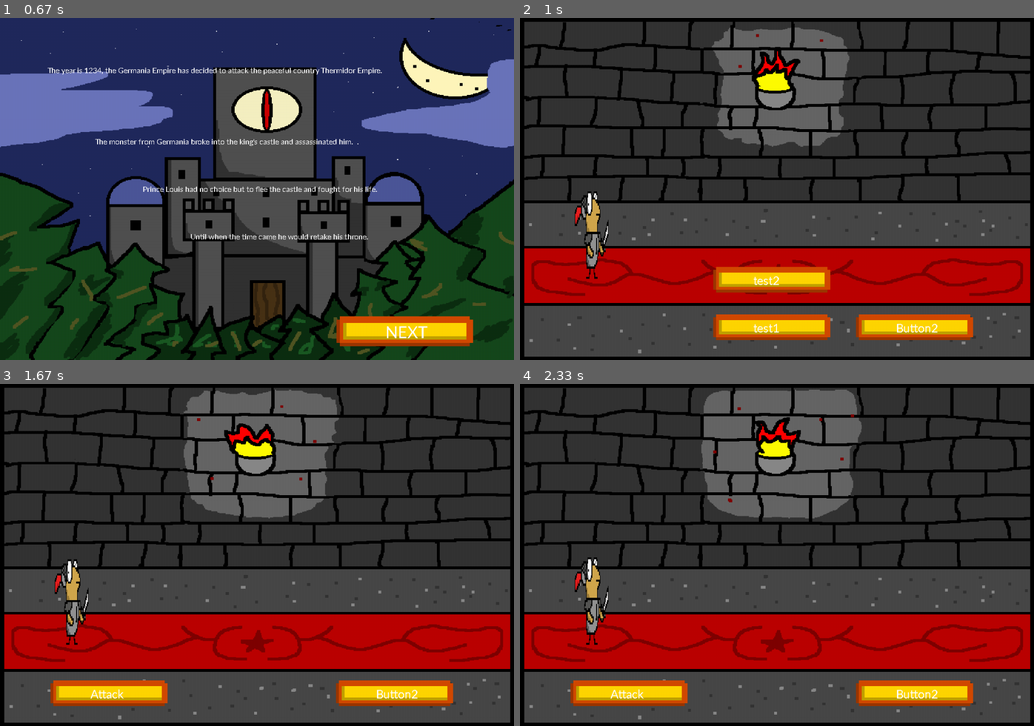
Above: before the commit, frames 1-4 (two rows, left to right).
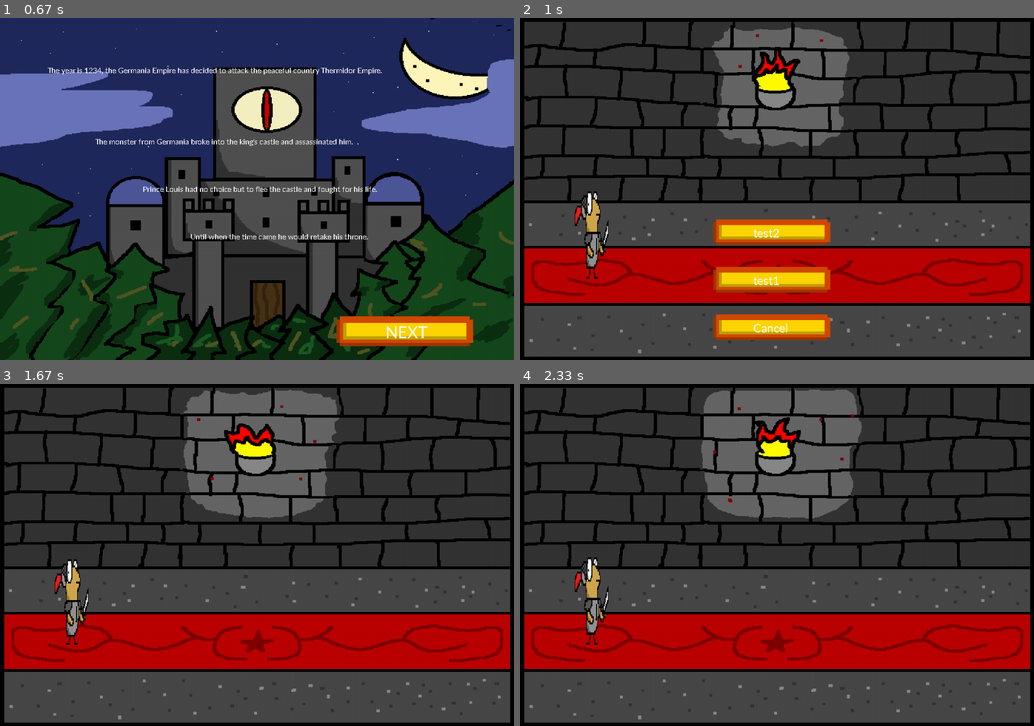
Above: after the commit, the same moments.

Repository: endamonking/CPE327ProjectPygame
Game: pygame game, started from main.py
The game is run twice, just before and just after one commit, with the same random seed, the same clock (stepped at 60 frames per second) and the same inputs.
Inputs (mouse positions are in pixels of both pictures, inside the frame that each line leads up to):
- Up to frame 1 (0.67 s): click (257, 189) at 0.38 s
- Up to frame 2 (1 s): click "NEXT" at 0.72 s
- Up to frame 3 (1.67 s): click (251, 691) at 1.05 s, where only the run after the commit has a clickable "Cancel"; click "Attack" at 1.55 s
- Up to frame 4 (2.33 s): no input

Frame 1 is identical in both runs. In frame 2, 3.6% of the frame differs, in the area x 37-89%, y 58-95%; in frame 3, 3.4%; in frame 4, 3.4%.

Commit message:
Add files via upload

Diff:
--- a/player.py
+++ b/player.py
@@ -68,7 +68,6 @@
         self.skillList.append("test")
         print(self.skillList)
 
-
     def showSkill(self, mp,  WIN, WHITE):
         skillbuttonlist = []
         i = 0
@@ -76,12 +75,30 @@
         yButPose = 600
         yNew = 0
         self.action = "usingSkill"
+        action_cooldown = 0
 
+        #created back button
+        backButton = button.button(xButPose, yButPose + yNew, button_image, 6)
+        if backButton.draw(mp, WIN, WHITE, "Cancel", 28, 90, 37):
+            self.action = "idle"
+            action_cooldown = 90
+
+        yNew = yNew - 100
         for x in self.skillList:
             skillbuttonlist.append(button.button(xButPose, yButPose + yNew, button_image, 6))
             yNew = yNew - 100
 
         for index, x in enumerate(skillbuttonlist):
             if x.draw(mp, WIN, WHITE, self.skillList[index], 28, 90, 37):
+                action_cooldown = 0
                 self.action = "idle"
                 print(self.skillList[index])
+
+        return action_cooldown
+
+    def useSkill(self, skillName):
+        match skillName:
+            case "test1":
+                print("test1")
+            case "test2":
+                print("test2")
--- a/stage1.py
+++ b/stage1.py
@@ -20,6 +20,8 @@
 counter = 0
 i = 0
 BackgroundLastUpdate = pygame.time.get_ticks()
+action_cooldown = 90
+action_WaitTime = 90
 
 def draw_backgroundaimation(currentTime):
     global i
@@ -38,8 +40,6 @@
     current_Time = pygame.time.get_ticks()
     draw_backgroundaimation(current_Time)
     mainplayer.draw_playerIdle(WIN,current_Time, 100, 300)
-    if mainplayer.action == "usingSkill":
-        mainplayer.showSkill(mp, WIN, WHITE)
     if mainplayer.currentHp == 0 :
         print("enemy win")
         exit()
@@ -48,31 +48,37 @@
         exit()
     else :
         turn(mainplayer,enemy,mp)
-
     pygame.display.update()
 
 def turn(mainplayer,enemy,mp):
+    global action_cooldown
     if mainplayer.turn :
-        if mainplayer.action == "idle":
-            if button1.draw(mp, WIN, WHITE, "Attack", 28, 90, 37):
+        action_cooldown = action_cooldown + 1
+        if mainplayer.action == "usingSkill":
+            action_cooldown = mainplayer.showSkill(mp, WIN, WHITE)
+        if mainplayer.action == "idle" and action_cooldown >= action_WaitTime :
+            if button1.draw(mp, WIN, WHITE, "Attack", 28, 90, 37) and action_cooldown >= action_WaitTime :
                 print("player attack")
                 mainplayer.attack(enemy)
                 print(enemy.currentHp)
-
+                action_cooldown = 0
                 mainplayer.turn = False
                 enemy.turn = True
 
-        if (button2.draw(mp, WIN, WHITE, "Button2", 28, 90 ,37)):
-            mainplayer.action = "usingSkill"
+            if (button2.draw(mp, WIN, WHITE, "Button2", 28, 90 ,37)) and action_cooldown >= action_WaitTime :
+                mainplayer.action = "usingSkill"
 
     elif enemy.turn :
-        print("enemy attack")
-        enemy.attack(mainplayer)
-        print(mainplayer.currentHp)
-        mainplayer.turn = True
-        enemy.turn = False
+        action_cooldown = action_cooldown + 1
+        if action_cooldown >= action_WaitTime:
+            print("enemy attack")
+            enemy.attack(mainplayer)
+            print(mainplayer.currentHp)
+            action_cooldown = 0
+            mainplayer.turn = True
+            enemy.turn = False
 
-
+    pygame.display.update()
 def main ():
     clock = pygame.time.Clock()
     gamRunning = True
@@ -88,7 +94,4 @@
 
         mousePose = pygame.mouse.get_pos()
         draw_window(mainplayer,enemy,mousePose)
-
-
-
     pygame.quit()
